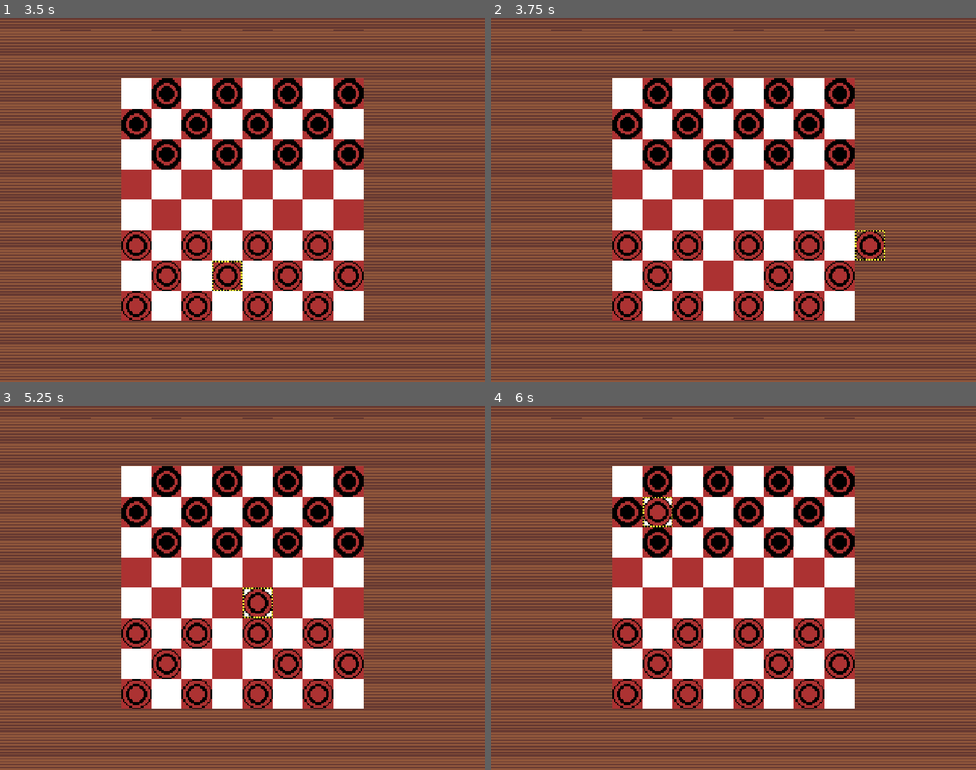
Above: before the commit, frames 1-4 (two rows, left to right).
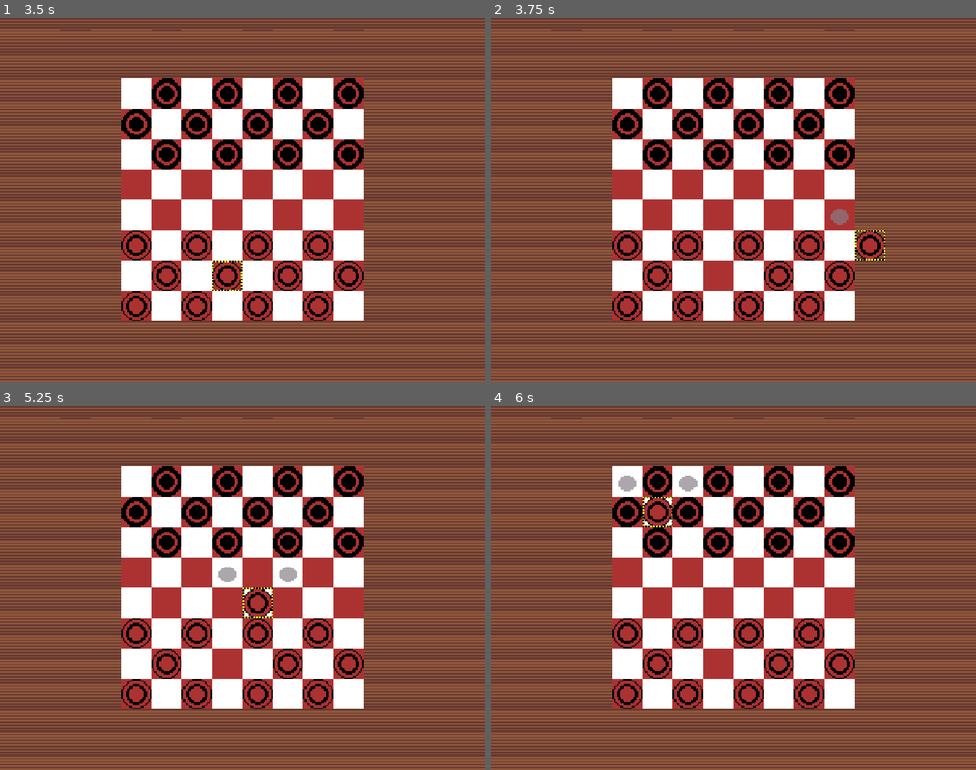
Above: after the commit, the same moments.

Repository: Joey451-OG/Godot-Checkers-Clone
Game: Godot game, scene res://scenes/root.tscn
The game is run twice, just before and just after one commit, with the same random seed, the same clock (stepped at 60 frames per second) and the same inputs.
Inputs (mouse positions are in pixels of both pictures, inside the frame that each line leads up to):
- Up to frame 1 (3.5 s): tap Enter at 0.5, 2 s; move the mouse to (349, 181) at 0.52 s; press the mouse at (349, 181) at 0.53 s; tap Space at 1.25, 2.75 s; move the mouse to (145, 218) at 1.27 s; release the mouse at (145, 218) at 1.28 s; click (145, 218) at 1.35 s; move the mouse to (291, 119) at 2.02 s; press the mouse at (291, 119) at 2.03 s; move the mouse to (218, 272) at 2.77 s; release the mouse at (218, 272) at 2.78 s; click (218, 272) at 2.85 s
- Up to frame 2 (3.75 s): tap Enter at 3.5 s; move the mouse to (879, 254) at 3.52 s; press the mouse at (879, 254) at 3.53 s
- Up to frame 3 (5.25 s): tap Space at 4.25 s; move the mouse to (97, 533) at 4.27 s; release the mouse at (97, 533) at 4.28 s; click (97, 533) at 4.35 s; move the mouse to (266, 588) at 5.02 s; press the mouse at (266, 588) at 5.03 s
- Up to frame 4 (6 s): move the mouse to (660, 497) at 5.77 s; release the mouse at (660, 497) at 5.78 s; click (660, 497) at 5.85 s

Frame 1 is identical in both runs. In frame 2, 0.1% of the frame differs, in the area x 70-74%, y 52-57%; in frame 3, 0.2%; in frame 4, 0.2%, in the area x 26-43%, y 19-24%.
Error before the commit: Invalid access to property or key '<null>' on a base object of type 'Array[Piece]'. (res://GDScript/main.gd:71)
Error after the commit: Invalid access to property or key '<null>' on a base object of type 'Array[Piece]'. (res://GDScript/main.gd:128)

Commit message:
Got movement down and move hints
Still need to check all valid moves, but I'm making a list of said valid
moves.

Diff:
--- a/GDScript/Piece.gd
+++ b/GDScript/Piece.gd
@@ -2,9 +2,26 @@
 
 enum COLOR {BLACK, RED}
 
+'''
+King row:
+	When a man reaches the farthest row forward,
+	known as the kings row or crown head, it becomes a king.
+	- Wikipedia
+
+	Player rows  : [5, 7] -> 0
+	Oponent rows : [0, 2] -> 7
+'''
+var _king_row : int
+var _isKing : bool
+
 var team : COLOR
 var tile_map : Array[TileMapLayer]
-var cord : Vector2i
+var cord_normal : Vector2i
+var cord : Vector2i :
+	set(value):
+		cord = value
+		_check_for_king_row()
+		_normalize_cord()
 
 var isSelected : bool = false:
 	set(value):
@@ -22,8 +39,30 @@
 	self.cord = cord
 	self.tile_map = tile_map
 
+	self._isKing = false
+
+	if self.cord.y in range(0, 3):
+		self._king_row = 7
+
+	if self.cord.y in range(5, 7): # techinically overkill but more readable
+		self._king_row = 0
+
+func _check_for_king_row():
+	if cord.y == _king_row:
+		_isKing = true
+		# add crown effect here eventually
+
 func _update_highlight():
 	if isSelected:
 		tile_map[3].set_cell(cord, 0, Vector2i(2, 1))
 	else:
 		tile_map[3].erase_cell(cord)
+
+func _normalize_cord():
+	# IMPORTANT variable from main.gd:
+	var board_origin := Vector2i(4, 2)
+
+	cord_normal = Vector2i(cord.x - board_origin.x, cord.y - board_origin.y)
+
+func get_isKing() -> bool:
+	return _isKing
--- a/GDScript/main.gd
+++ b/GDScript/main.gd
@@ -10,7 +10,10 @@
 var red_pieces : Array[Piece]
 var isPlayerTurn : bool
 var player_pieces : Array[Piece]
-var op_pieces: Array[Piece]
+var opponent_pieces: Array[Piece]
+var moves : Array[Vector2i]
+
+const BOARD_SIZE : int = 8
 
 # process globals
 var current_piece_index
@@ -24,14 +27,13 @@
 
 	if isPlayerRed:
 		player_pieces = red_pieces
-		op_pieces = black_pieces
+		opponent_pieces = black_pieces
 	else:
 		player_pieces = black_pieces
-		op_pieces = red_pieces
+		opponent_pieces = red_pieces
 
 # Called every frame. 'delta' is the elapsed time since the previous frame.
 func _process(delta: float) -> void:
-
 	# moving the pieces
 	'''
 	Stratigy:
@@ -40,6 +42,7 @@
 		3. Show avalible moves for that piece
 		4. If player clicks on an avalible move, move piece
 		5. Else deselect and unhightlight piece
+		6. De-render moves
 	'''
 
 	if Input.is_action_pressed("Select"):
@@ -51,12 +54,66 @@
 		_validate_piece(piece_index)
 
 		# step 3
+		if piece_index != null:
+			moves = _calculate_valid_moves(piece_index)
+			_render_moves(moves)
 
 		# step 4
 		# for now, every move is avalible
 		if piece_index == null: # hack for now until step 3 is done
 			_move_piece(tile_clicked)
 
+		# step 6 is completed at the beginning of _calculate_valid_moves()
+
+
+func _calculate_valid_moves(piece_index: int) -> Array[Vector2i]:
+	var current := player_pieces[piece_index]
+	var left := Vector2i(current.cord.x - 1, current.cord.y - 1)
+	var right := Vector2i(current.cord.x + 1, current.cord.y - 1)
+	var player_obsticals : Array
+	var opponent_obsticals : Array
+	var valid_moves : Array[Vector2i]
+
+	# Derender previous moves and clear
+	_render_moves(moves, true)
+	moves.clear()
+
+	if not current.get_isKing():
+		# check for any obsitcals in Vector2i(x - 1, y - 1) and
+		# Vector2i(x + 1, y - 1), these are the two possible moves if open
+		# if an obsitical is capturable, recursively check all "jump spaces"
+
+		# check un-capturable obsticals (god I need a better name)
+		player_obsticals.append(_search_player_pieces(left))
+		player_obsticals.append(_search_player_pieces(right))
+
+		# check capturable obsticals
+		opponent_obsticals.append(_search_opponent_pieces(left))
+		opponent_obsticals.append(_search_opponent_pieces(right))
+
+		# check for empty spots
+		for i in range(len(player_obsticals)):
+			# remember, just becase there isn't a player piece there
+			# doesn't mean there's NOT an opponent piece there
+			if player_obsticals[i] == null and opponent_obsticals[i] == null:
+				# left at index 0, right at index 1
+				if i == 0 and _validate_potential_move(left):
+					valid_moves.append(left)
+				elif i == 1 and _validate_potential_move(right):
+					valid_moves.append(right)
+				# no reason to continue since we know there isn't an oppenent piece
+				continue
+
+			# TODO: Impliment capturing checks
+			# It might be more effient to hand off to a seperate function here
+	else:
+		# King logic
+		# basically the same except a bit more complicated
+
+		# TODO: Impliment king logic here
+		pass
+
+	return valid_moves
 
 func _move_piece(location: Vector2i) -> void:
 	'''
@@ -86,7 +143,6 @@
 	# step 4
 	player_pieces[current_piece_index].cord = location
 
-
 func _validate_piece(piece_index) -> void:
 	# both pieces are null, return
 	if current_piece_index == null and piece_index == null:
@@ -112,9 +168,24 @@
 	player_pieces[piece_index].isSelected = true
 	current_piece_index = piece_index
 
+func _validate_potential_move(move: Vector2i) -> bool:
+	var move_normal = _normalize_to_board_cord(move)
+	if move_normal.x < 0 or move_normal.x >= BOARD_SIZE:
+		return false
+	if move_normal.y < 0 or move_normal.y >= BOARD_SIZE:
+		return false
+
+	return true
+
 func _get_tile_cord() -> Vector2i:
 	var local_cord = to_local(get_global_mouse_position())
 	return tile_map[0].local_to_map(local_cord)
+
+func _normalize_to_board_cord(cord : Vector2i) -> Vector2i:
+	# IMPORTANT VARIABLE FROM _renderer()
+	var board_origin := Vector2i(4, 2)
+	return Vector2i(cord.x - board_origin.x, cord.y - board_origin.y)
+
 
 func _search_player_pieces(tile: Vector2i) -> Variant:
 	for i in range(len(player_pieces)):
@@ -122,6 +193,13 @@
 			return i
 
 	# peice not found, return null
+	return null
+
+func _search_opponent_pieces(tile: Vector2i) -> Variant:
+	for i in range(len(opponent_pieces)):
+		if opponent_pieces[i].cord == tile:
+			return i
+
 	return null
 
 func _renderer(isPlayerRed: bool):
@@ -144,8 +222,8 @@
 	# draw game board
 
 	# main game board
-	for x in range(board_origin.x, board_origin.x + 8):
-		for y in range(board_origin.y, board_origin.y + 8):
+	for x in range(board_origin.x, board_origin.x + BOARD_SIZE):
+		for y in range(board_origin.y, board_origin.y + BOARD_SIZE):
 			if isDebugOn:
 				print_debug("(%d, %d)" % [x, y])
 
@@ -159,7 +237,7 @@
 
 	# place pecies
 	# oponent
-	for x in range(board_origin.x, board_origin.x + 8):
+	for x in range(board_origin.x, board_origin.x + BOARD_SIZE):
 		for y in range(board_origin.y, board_origin.y + 3):
 			if (x + y) % 2 != 0:
 				var current_cord := Vector2i(x, y)
@@ -181,8 +259,8 @@
 					tile_map[2].set_cell(current_cord, 0, red_player)
 
 	# player (always starts at the bottom on the board [highest y cord])
-	for x in range(board_origin.x, board_origin.x + 8):
-		for y in range(board_origin.y + 5, board_origin.y + 8):
+	for x in range(board_origin.x, board_origin.x + BOARD_SIZE):
+		for y in range(board_origin.y + 5, board_origin.y + BOARD_SIZE):
 			if (x + y) % 2 != 0:
 				var current_cord := Vector2i(x, y)
 				if not isPlayerRed:
@@ -199,3 +277,11 @@
 						tile_map
 					))
 					tile_map[2].set_cell(current_cord, 0, red_player)
+
+func _render_moves(moves: Array[Vector2i], erase: bool = false):
+	var move_hint = Vector2i(1, 1)
+	for m in moves:
+		if not erase:
+			tile_map[3].set_cell(m, 0, move_hint)
+		else:
+			tile_map[3].erase_cell(m)
